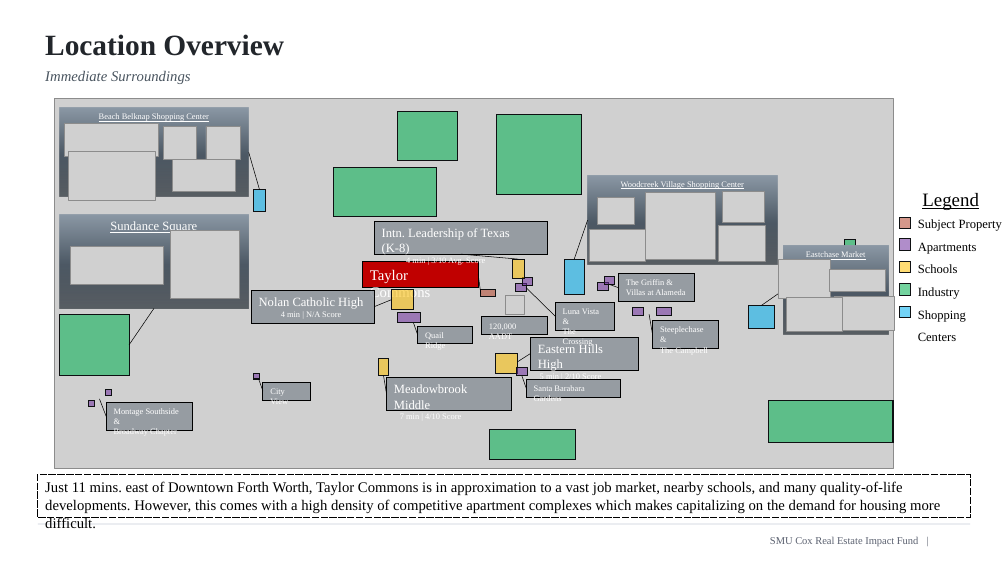
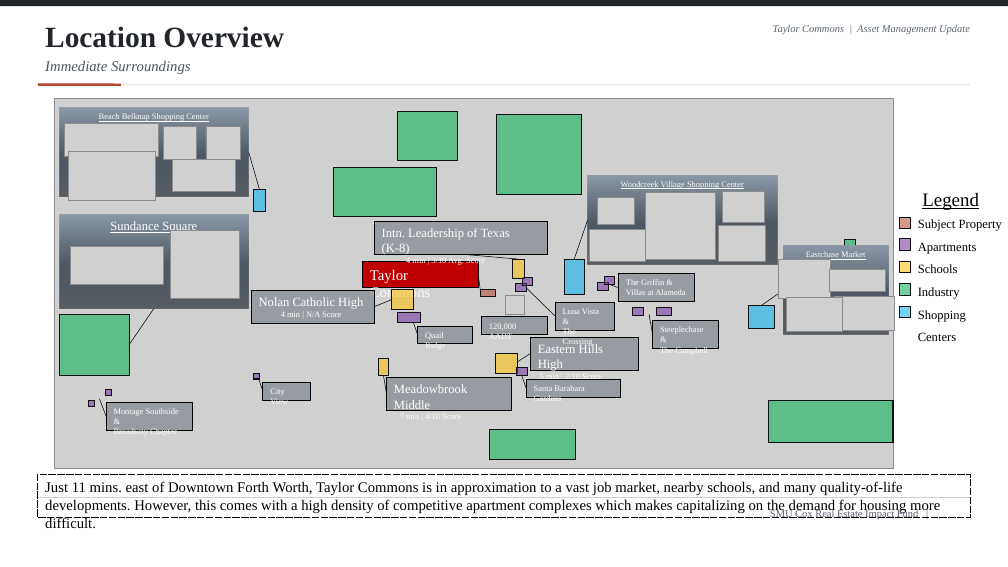
Before and after one commit to stephanabedi01-source/Skill-Builder-Twin-Star, a slide deck: slide 5 of TaylorCommons/_build/master_v2.pptx. Drawn at 1008x567 pixels with LibreOffice and Linux fonts; fonts in the diff are those of the drawing; grey boxes stand for pictures; background and template pictures are left out. Boxes give left, top, right and bottom in pixels: in the first picture for what was removed or moved away, otherwise in the second. Text is boxed around its words. In the diff, an @@ line names an element or a change of style, - is before the commit and + after.

```diff
--- a/TaylorCommons/_build/master_v2.pptx
+++ b/TaylorCommons/_build/master_v2.pptx
@@ rectangle added at box(0, 0, 1008, 6), fill #22262B @@
@@ title "Location Overview": place and size @@
-title "Location Overview" at box(45, 34, 284, 56)
+title "Location Overview" at box(45, 26, 284, 48)
@@ text added at box(773, 24, 970, 34), 10 pt, text #5F6670, italic @@
+Taylor Commons | Asset Management Update
@@ text "Immediate Surroundings": place and size @@
-text "Immediate Surroundings" at box(45, 71, 191, 84)
+text "Immediate Surroundings" at box(45, 61, 191, 74)
@@ line added from (38, 85) to (970, 85), #D5D8DB 0.75 pt @@
@@ line added from (38, 85) to (121, 85), #B4442C 2.25 pt @@
@@ line moved from (38, 524) - (970, 524) to (38, 498) - (970, 498) @@
@@ text "SMU Cox Real Estate Impact ...": place and size @@
-text "SMU Cox Real Estate Impact ..." at box(770, 536, 919, 546)
+text "SMU Cox Real Estate Impact ..." at box(770, 509, 919, 519)
```
Also in this commit, not shown: 15 other slides changed, 7 other files.
